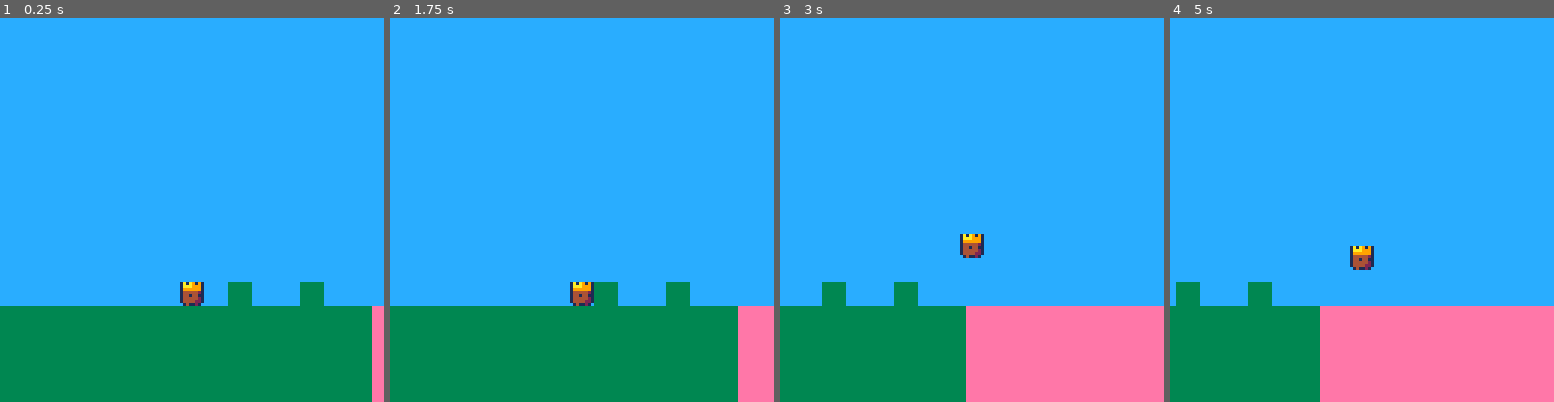
Above: before the commit, frames 1-4 (left to right).
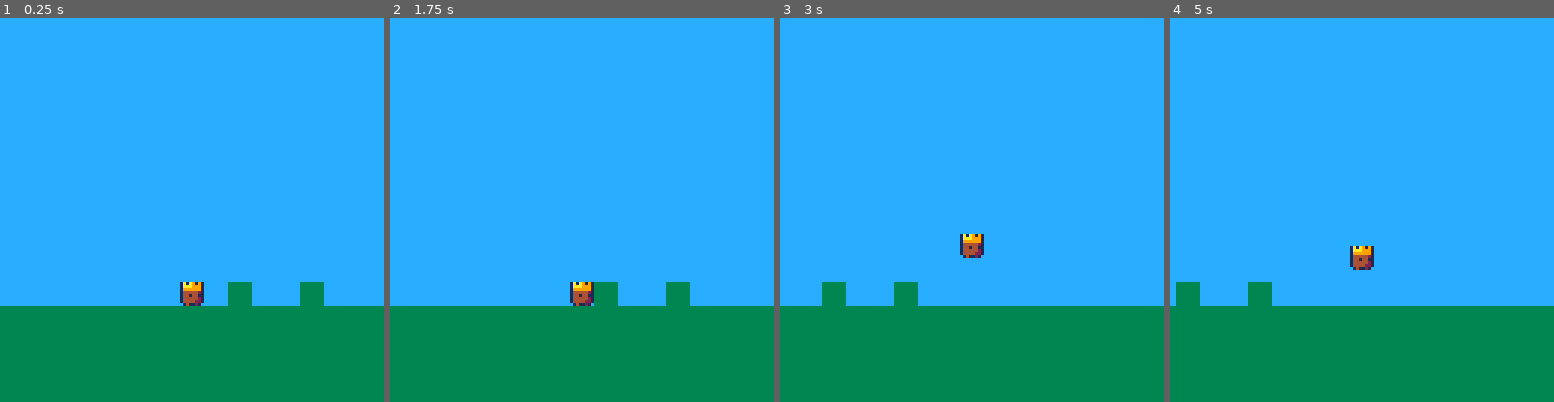
Above: after the commit, the same moments.

Repository: shen-sat/kingdom
Game: PICO-8 cartridge kingdom.p8
Two runs of this game, one before a commit and one after it. Both use one fixed random seed, a clock stepped at 60 frames per second and the inputs below.
Inputs:
- Up to frame 1 (0.25 s): no input
- Up to frame 2 (1.75 s): hold Right from 1.6 s (still down)
- Up to frame 3 (3 s): release Right at 2.1 s; hold Up 2.15-2.42 s; hold Right from 2.47 s (still down)
- Up to frame 4 (5 s): release Right at 3.03 s; hold Left 3.08-3.58 s; hold Down 3.63-3.97 s; hold Right 4.02-4.68 s; hold Up from 4.73 s (still down)

The runs differ from the first frame. In frame 1, 0.8% of the frame differs, in the area x 96-100%, y 75-100%; in frame 2, 2.3%; in frame 3, 13%; in frame 4, 15%, in the area x 39-100%, y 75-100%.

Commit message:
Create a manage_out_of_bounds function

Diff:
--- a/kingdom.p8
+++ b/kingdom.p8
@@ -6,22 +6,9 @@
   run_level()
 end
 
-function _update()
-  game.update()
-end
+function _update() game.update() end
 
-function _draw()
-  game.draw()
-
-  -- draw sprites
-  -- spr()
-
-  --controls (goes from 0-5)
-
-
-  --border
-  -- rect(0,0,127,127,7) --border
-end
+function _draw() game.draw() end
 
 function run_level()
   ground_y = 128 - 32
@@ -37,33 +24,37 @@
    height = 8
   }
 
+  cam = {
+   x = 0,
+   width = 128
+  }
 
   game.update = level_update
   game.draw = level_draw
 end
 
 function level_update()
-
+ --player
  if btn(0) then player.x -= 2 end
  if btn(1) then player.x += 2 end
  if btn(2) then player.y -= 2 end
  if btn(3) then player.y += 2 end
-
- if player.x < map_start_x then player.x = map_start_x end
- if player.x + player.width > map_end_x then player.x = (map_end_x - player.width) end
-
- camera_x = player.x - 64 + (player.width/2)
- if camera_x < map_start_x then camera_x = map_start_x end
- if camera_x + 128 > map_end_x then camera_x = (map_end_x - 128) end
- camera(camera_x,0)
-
-
+ manage_out_of_bounds(player)
+ --camera
+ cam.x = player.x - 64 + (player.width/2)
+ manage_out_of_bounds(cam)
+ camera(cam.x,0)
 end
 
 function level_draw()
  cls()
  map(0,0)
  spr(player.sprite,player.x,player.y)
+end
+
+function manage_out_of_bounds(obj)
+ if obj.x < map_start_x then obj.x = map_start_x end
+ if obj.x + obj.width > map_end_x then obj.x = (map_end_x - obj.width) end
 end
 
 __gfx__
@@ -87,8 +78,8 @@
 0202020202020202020202020202020202020202020202020202020202020202000000000000000000000000000000000000000000000000000000000000000000000000000000000000000000000000000000000000000000000000000000000000000000000000000000000000000000000000000000000000000000000000
 0202020202020202020202020202020202020202020202020202020202020202000000000000000000000000000000000000000000000000000000000000000000000000000000000000000000000000000000000000000000000000000000000000000000000000000000000000000000000000000000000000000000000000
 0202020202020202020202020202020202020202020202020202020202020202000000000000000000000000000000000000000000000000000000000000000000000000000000000000000000000000000000000000000000000000000000000000000000000000000000000000000000000000000000000000000000000000
-0202020202020202020201020201020202020202020202020202050202050202000000000000000000000000000000000000000000000000000000000000000000000000000000000000000000000000000000000000000000000000000000000000000000000000000000000000000000000000000000000000000000000000
-0101010101010101010101010101010105050505050505050505050505050505000000000000000000000000000000000000000000000000000000000000000000000000000000000000000000000000000000000000000000000000000000000000000000000000000000000000000000000000000000000000000000000000
-0101010101010101010101010101010105050505050505050505050505050505000000000000000000000000000000000000000000000000000000000000000000000000000000000000000000000000000000000000000000000000000000000000000000000000000000000000000000000000000000000000000000000000
-0101010101010101010101010101010105050505050505050505050505050505000000000000000000000000000000000000000000000000000000000000000000000000000000000000000000000000000000000000000000000000000000000000000000000000000000000000000000000000000000000000000000000000
-0101010101010101010101010101010105050505050505050505050505050505000000000000000000000000000000000000000000000000000000000000000000000000000000000000000000000000000000000000000000000000000000000000000000000000000000000000000000000000000000000000000000000000
+0202020202020202020201020201020202020202020202020202010202010202000000000000000000000000000000000000000000000000000000000000000000000000000000000000000000000000000000000000000000000000000000000000000000000000000000000000000000000000000000000000000000000000
+0101010101010101010101010101010101010101010101010101010101010101000000000000000000000000000000000000000000000000000000000000000000000000000000000000000000000000000000000000000000000000000000000000000000000000000000000000000000000000000000000000000000000000
+0101010101010101010101010101010101010101010101010101010101010101000000000000000000000000000000000000000000000000000000000000000000000000000000000000000000000000000000000000000000000000000000000000000000000000000000000000000000000000000000000000000000000000
+0101010101010101010101010101010101010101010101010101010101010101000000000000000000000000000000000000000000000000000000000000000000000000000000000000000000000000000000000000000000000000000000000000000000000000000000000000000000000000000000000000000000000000
+0101010101010101010101010101010101010101010101010101010101010101000000000000000000000000000000000000000000000000000000000000000000000000000000000000000000000000000000000000000000000000000000000000000000000000000000000000000000000000000000000000000000000000
